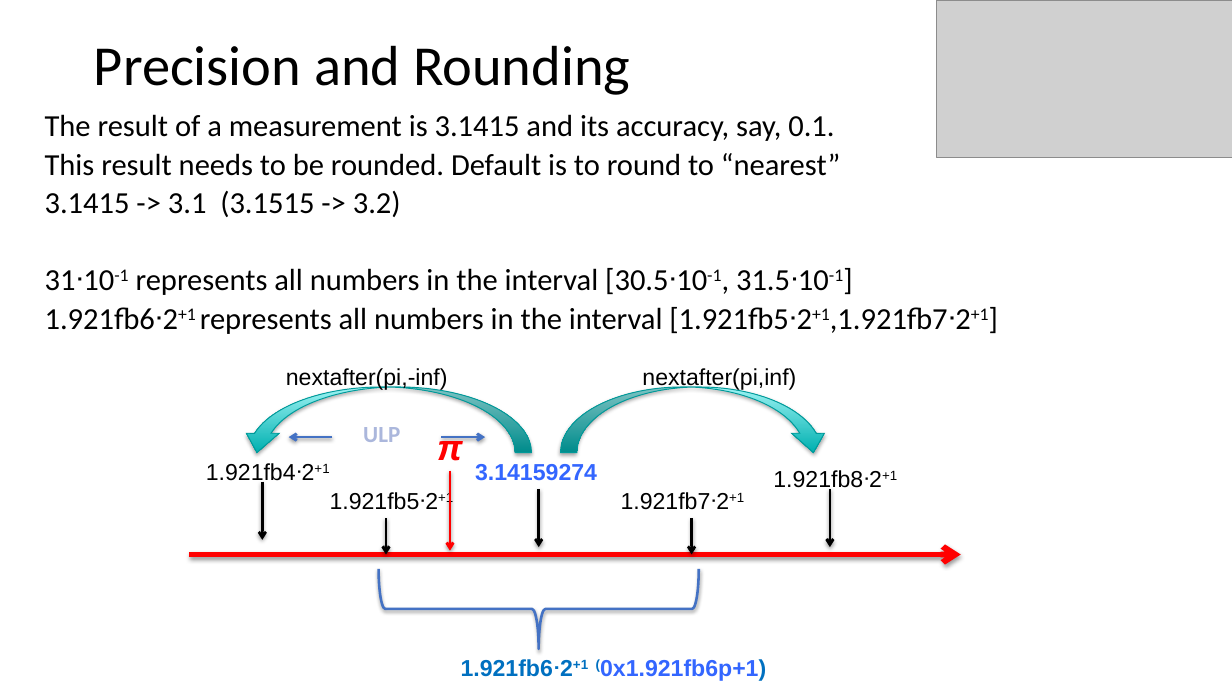
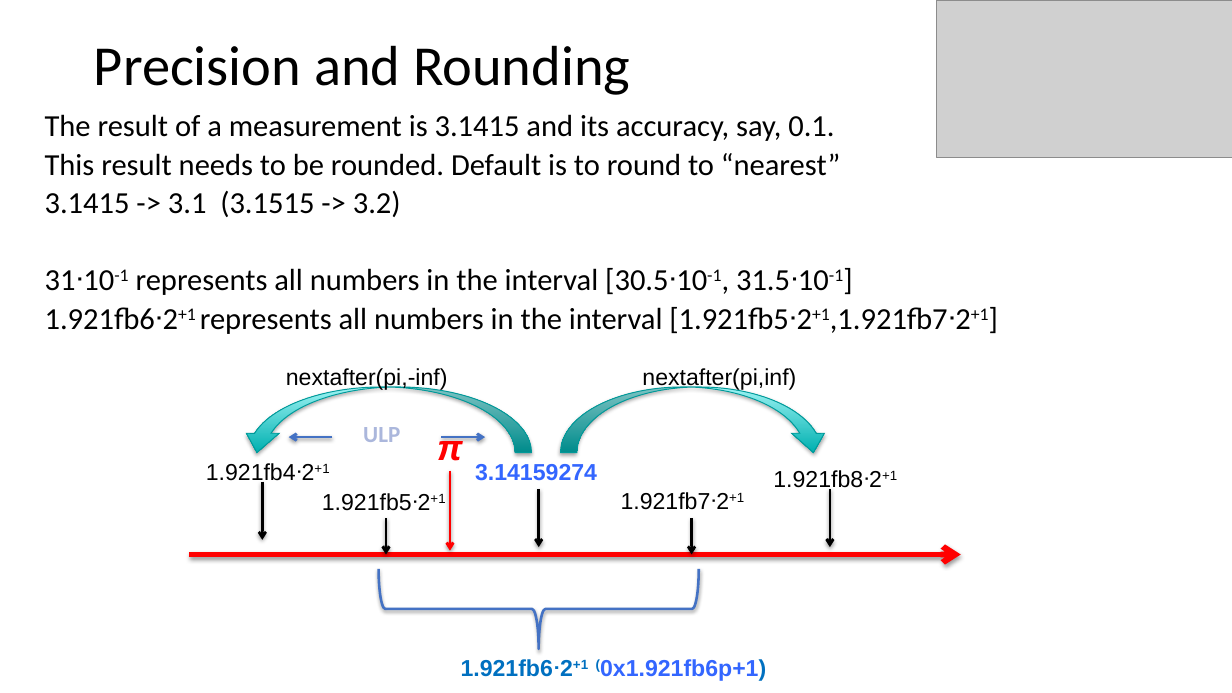
Before and after one commit to VinInn/FPCourse, a slide deck: slide 5 of Slides/FPforScientist.pptx. Drawn at 1232x693 pixels with LibreOffice and Linux fonts; fonts in the diff are those of the drawing; grey boxes stand for pictures. Boxes give left, top, right and bottom in pixels: in the first picture for what was removed or moved away, otherwise in the second. Text is boxed around its words. In the diff, an @@ line names an element or a change of style, - is before the commit and + after.

```diff
--- a/Slides/FPforScientist.pptx
+++ b/Slides/FPforScientist.pptx
@@ text "1.921fb5ᐧ2+1": place and size @@
-text "1.921fb5ᐧ2+1" at (330,491,453,510)
+text "1.921fb5ᐧ2+1" at (322,493,445,511)
```
Also in this commit, not shown: 2 other slides changed.
